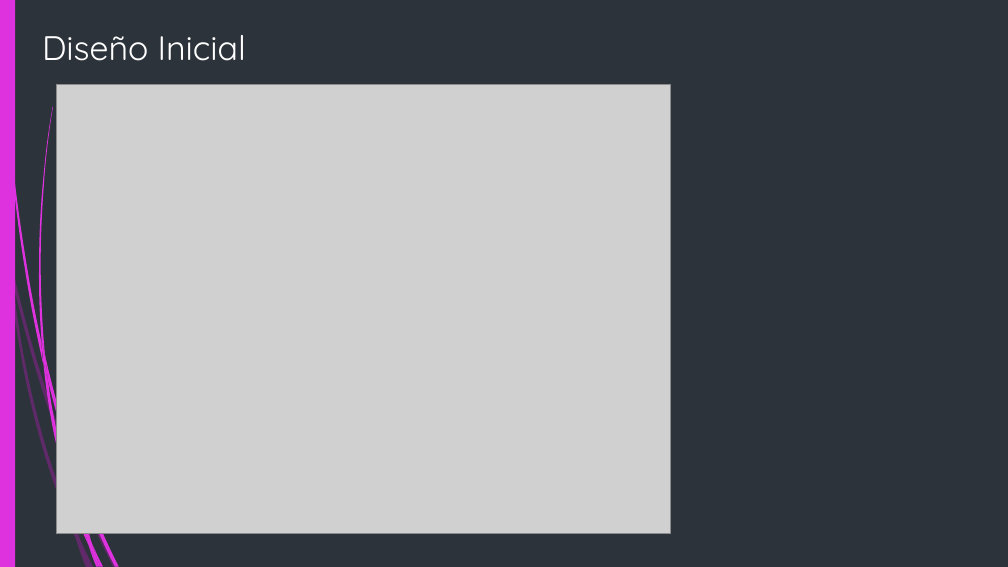
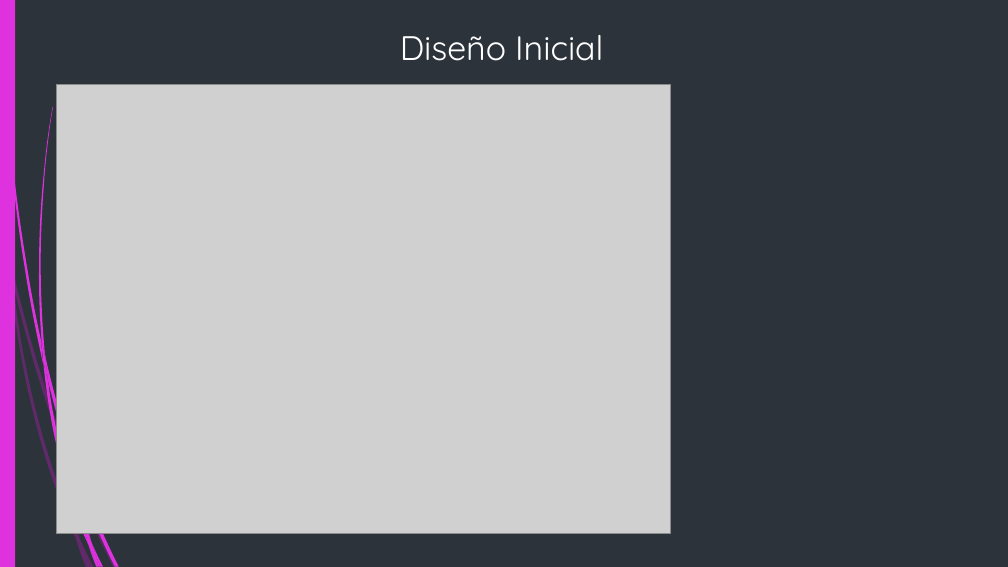
Before and after one commit to G4BOs/PyGDelicias, a slide deck: slide 6 of Presentacion/Presentación - Proyecto Final (1).pptx. Drawn at 1008x567 pixels with LibreOffice and Linux fonts; fonts in the diff are those of the drawing; grey boxes stand for pictures. Boxes give left, top, right and bottom in pixels: in the first picture for what was removed or moved away, otherwise in the second. Text is boxed around its words. In the diff, an @@ line names an element or a change of style, - is before the commit and + after.

```diff
--- a/Presentacion/Presentación - Proyecto Final (1).pptx
+++ b/Presentacion/Presentación - Proyecto Final (1).pptx
@@ title "Diseño Inicial" at [400, 35, 603, 61]: alignment left to centre @@
```
Also in this commit, not shown: 5 other slides changed, 2 slides added.
